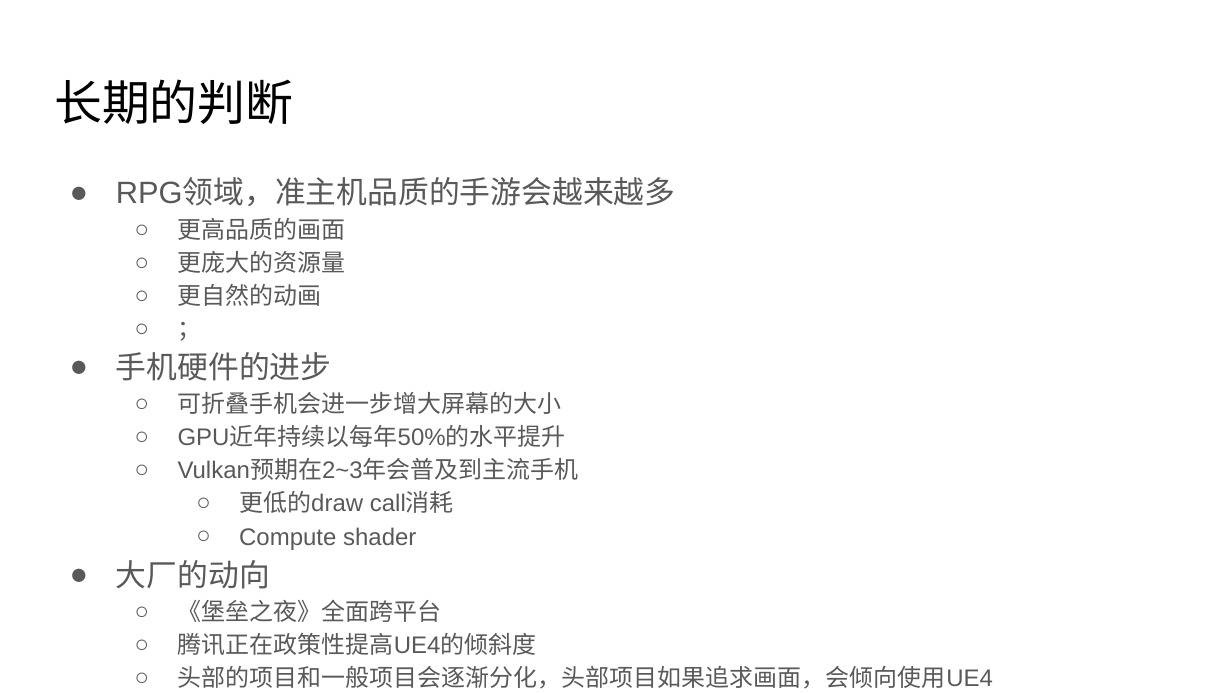
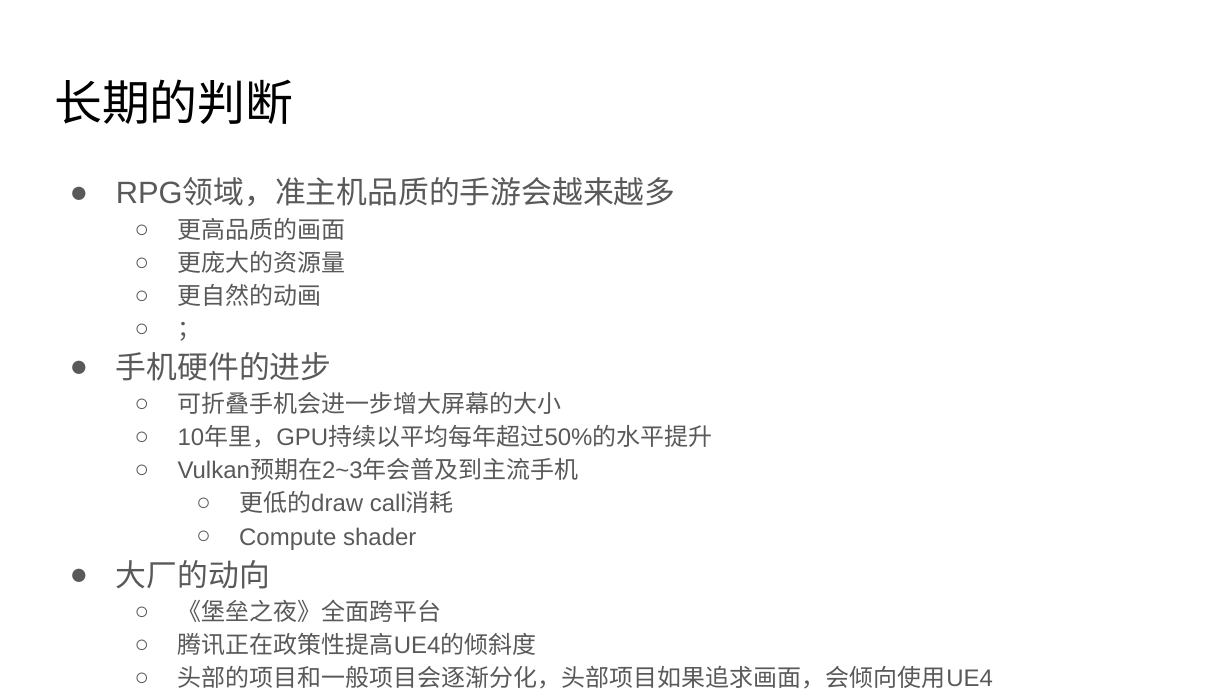
Before and after one commit to zwywilliam/docs_backup, a slide deck: slide 2 of b1分享.pptx. Drawn at 1232x693 pixels with LibreOffice and Linux fonts; fonts in the diff are those of the drawing. Boxes give left, top, right and bottom in pixels: in the first picture for what was removed or moved away, otherwise in the second. Text is boxed around its words. In the diff, an @@ line names an element or a change of style, - is before the commit and + after.

Commit message:
update

```diff
--- a/b1分享.pptx
+++ b/b1分享.pptx
@@ text at (178, 426, 713, 447): text changed @@
-  ○ GPU近年持续以每年50%的水平提升
+  ○ 10年里，GPU持续以平均每年超过50%的水平提升
```
Also in this commit, not shown: 2 other slides changed, 3 slides added.
